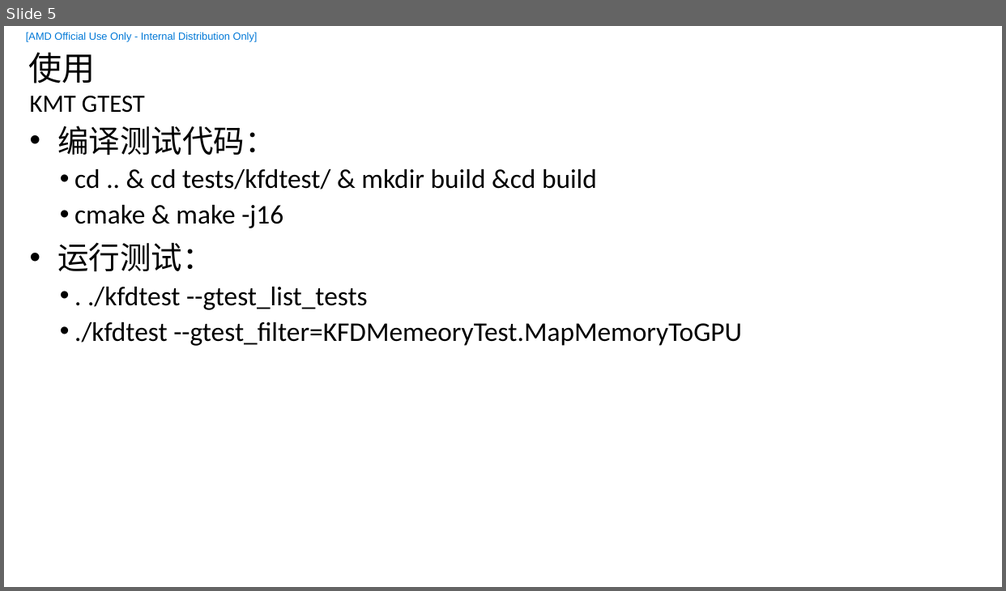
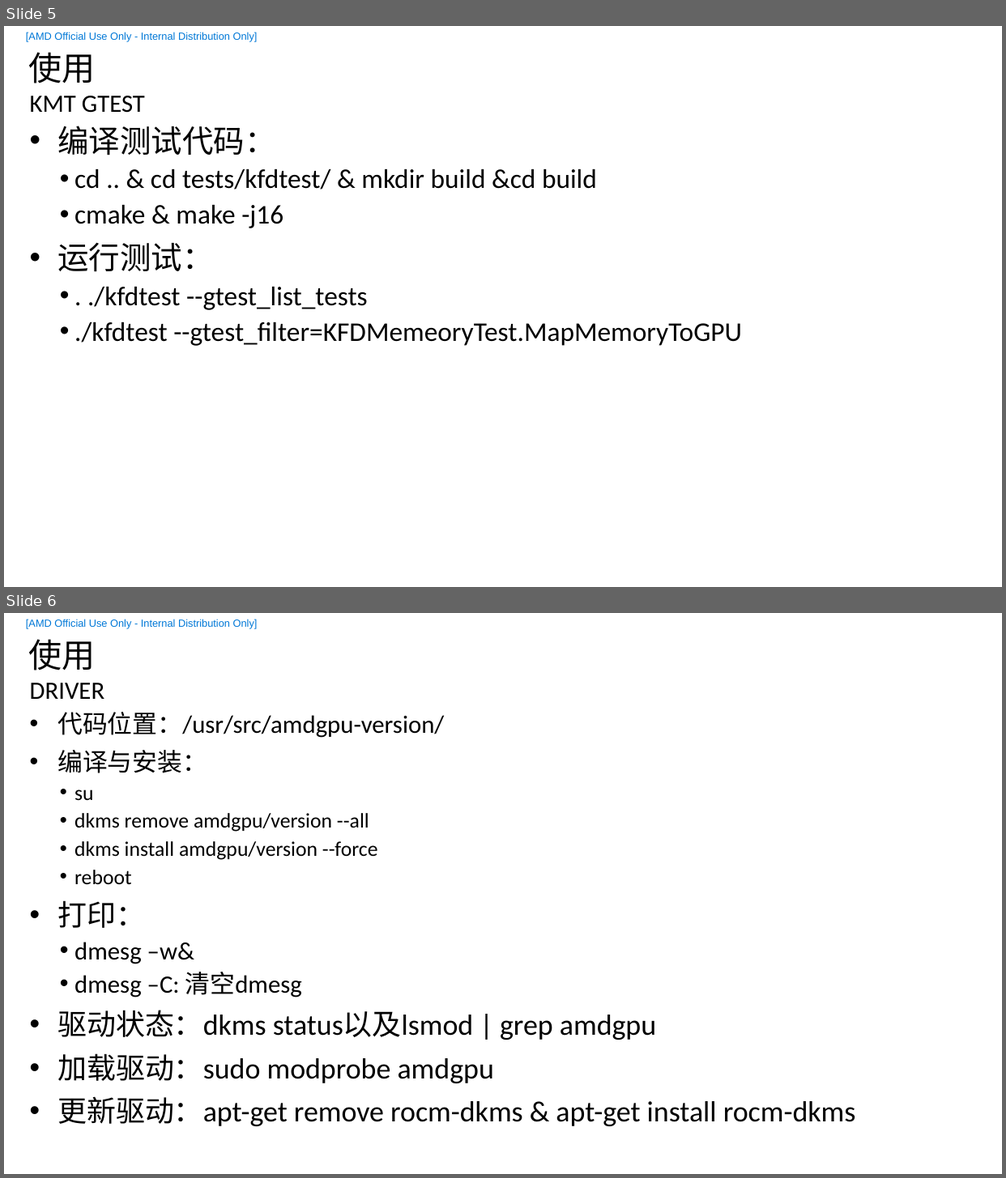
Before and after one commit to feifei14119/KmtHsaStudy, a slide deck: doc/HSA-KMT.pptx. Shown one above the other, each under a label of ours: slide 5 before the commit, slides 5 and 6 after it. The pictures are 1006x591 and 1006x1178 pixels, drawn with LibreOffice and Linux fonts; fonts in the diff are those of the drawing; background and template pictures are left out. Boxes give left, top, right and bottom in pixels: in the first picture for what was removed or moved away, otherwise in the second. Text is boxed around its words. In the diff, an @@ line names an element or a change of style, - is before the commit and + after.

```diff
--- a/doc/HSA-KMT.pptx
+++ b/doc/HSA-KMT.pptx
@@ slide 6 added at [4,613,1002,1174], background #FFFFFF; not listed: 2 template elements that a slide beside it also shows @@
@@ title added at [29,639,96,671], 32 pt, text #000000 @@
+使用
@@ text added at [30,683,105,699], 24 pt, text #000000 @@
+DRIVER
@@ text added at [57,712,856,1127], 28 pt, text #000000 @@
+• 代码位置：/usr/src/amdgpu-version/
+• 编译与安装：
+  • su
+  • dkms remove amdgpu/version --all
+  • dkms install amdgpu/version --force
+  • reboot
+• 打印：
+  • dmesg –w&
+  • dmesg –C: 清空dmesg
+• 驱动状态：dkms status以及lsmod | grep amdgpu
+• 加载驱动：sudo modprobe amdgpu
+• 更新驱动：apt-get remove rocm-dkms & apt-get install rocm-dkms
```
Also in this commit, not shown: 1 slide changed, 5 other slides added, 1 slide removed, 3 other files.
